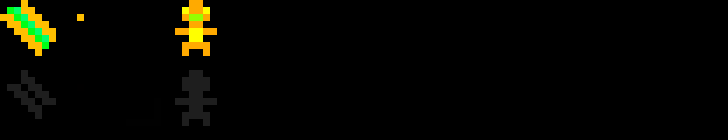
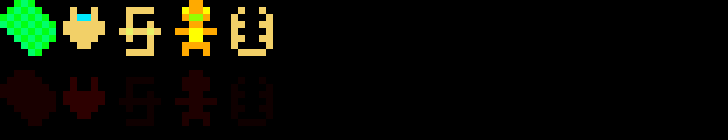
Layered file, before and after one edit (728×140). Changes by layer:
added layer "Слой 6 копия 2" above "Слой 6" over (119, 77, 273, 126)
added layer "Слой 6" above "Слой 6 копия" over (119, 7, 273, 56)
added layer "Слой 6 копия" above "Слой 5" over (119, 77, 161, 126)
moved "Слой 5" above "Слой 4 копия", painted on it over (77, 14, 84, 49)
painted on "Слой 4 копия" over (7, 70, 105, 119)
painted on "Слой 4" over (0, 0, 105, 56)
added layer "Слой 4 копия 2" above "Слой 3" over (0, 0, 217, 126)
painted on "Слой 3" over (21, 0, 238, 126)
